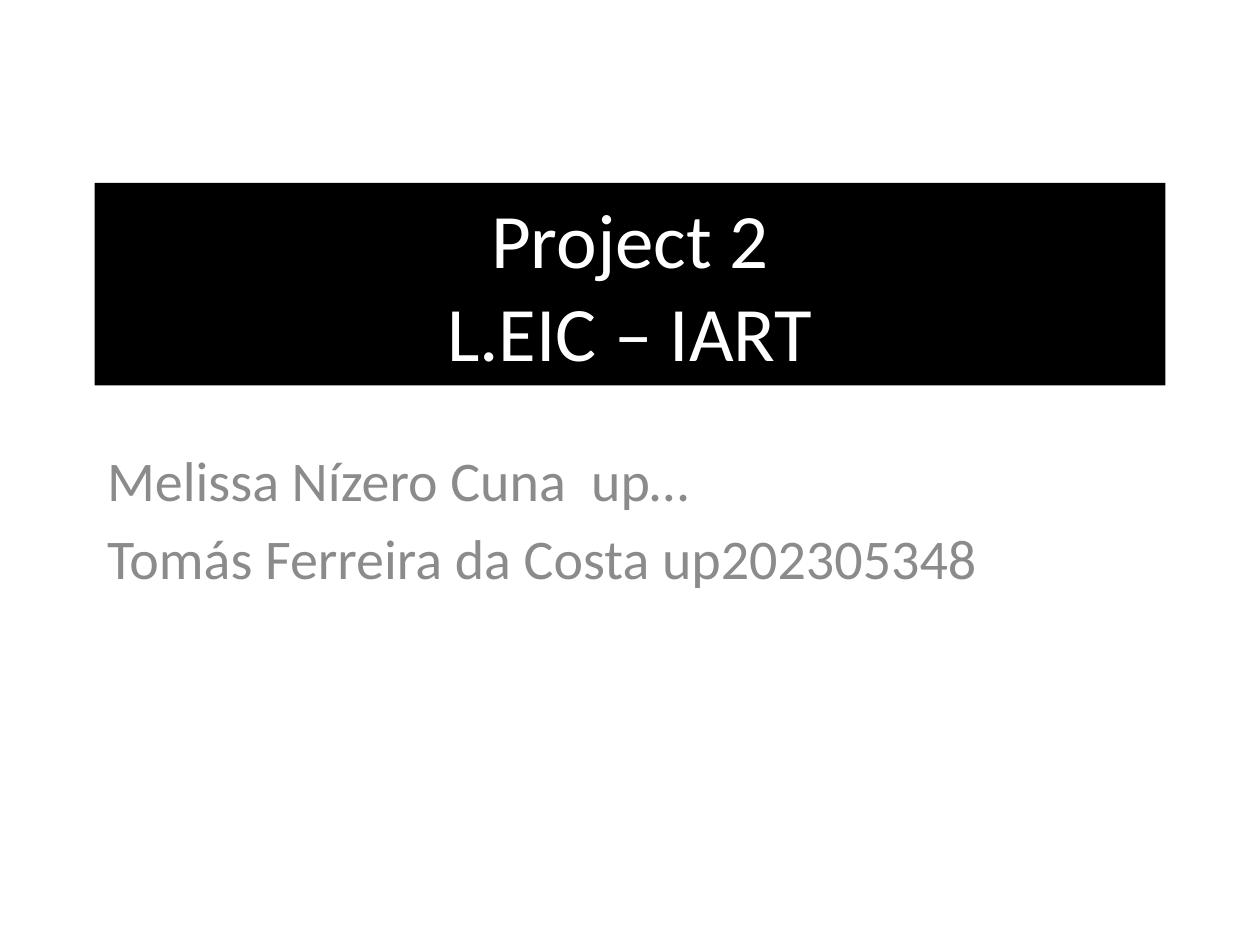
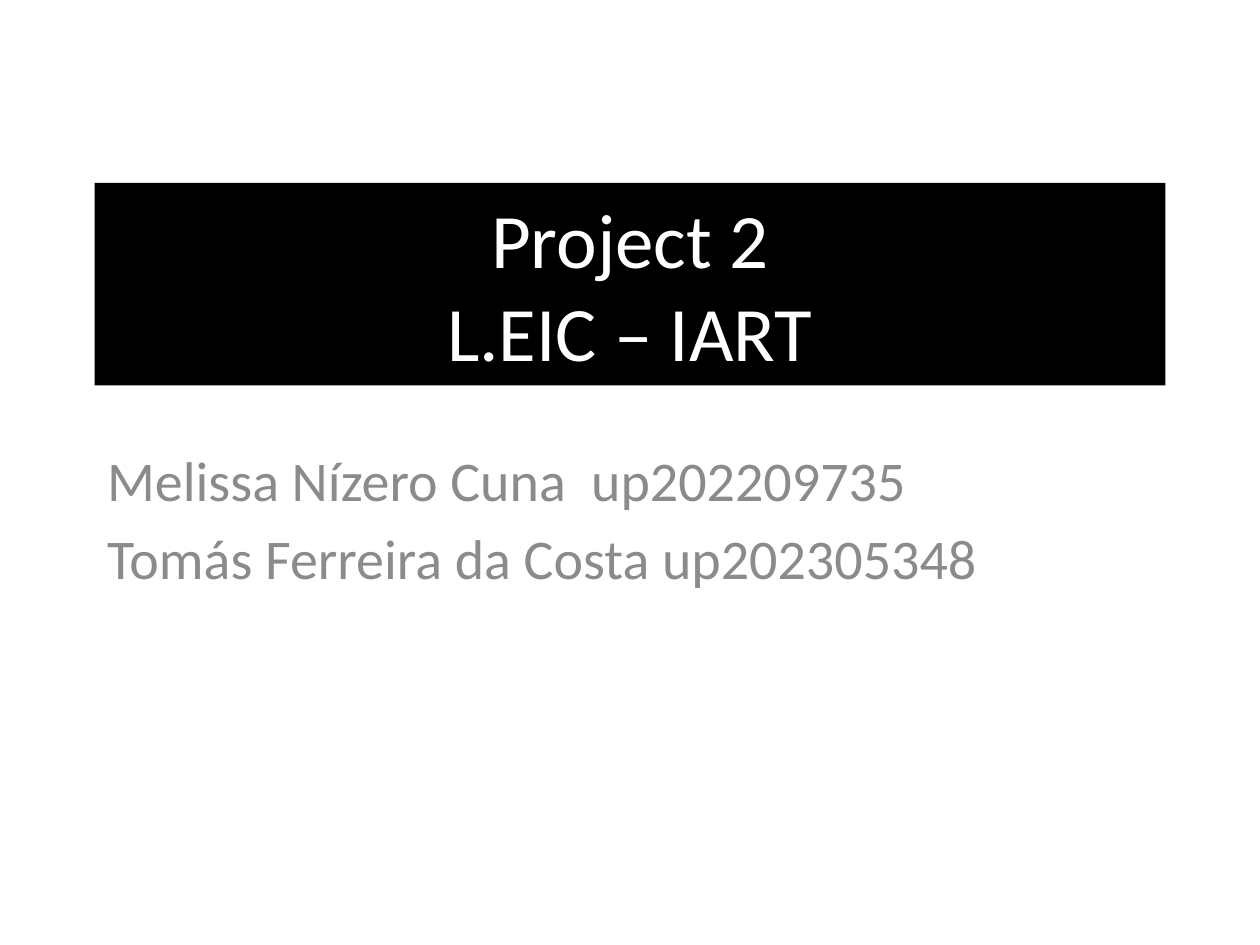
Before and after one commit to MelissaNizero/IART_Assignment_2, a slide deck: slide 1 of presentation/Employee_Burnout_Risk_Prediction.pptx. Drawn at 1260x945 pixels with LibreOffice and Linux fonts; fonts in the diff are those of the drawing; background and template pictures are left out. Boxes give left, top, right and bottom in pixels: in the first picture for what was removed or moved away, otherwise in the second. Text is boxed around its words. In the diff, an @@ line names an element or a change of style, - is before the commit and + after.

```diff
--- a/presentation/Employee_Burnout_Risk_Prediction.pptx
+++ b/presentation/Employee_Burnout_Risk_Prediction.pptx
@@ subtitle at <box>107,462,905,510</box>: text changed @@
-Melissa Nízero Cuna up…
+Melissa Nízero Cuna up202209735
```
Also in this commit, not shown: 7 other files.
